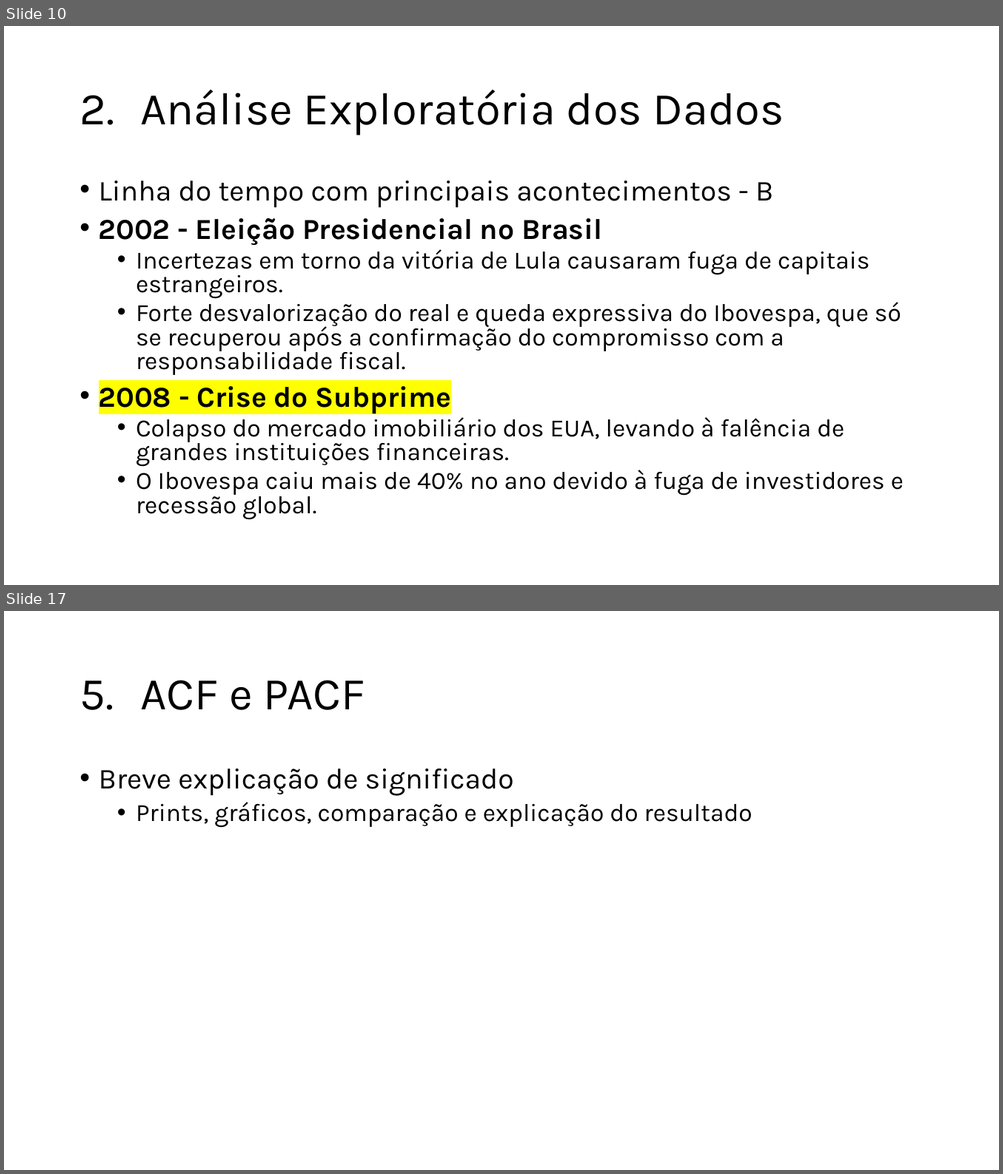
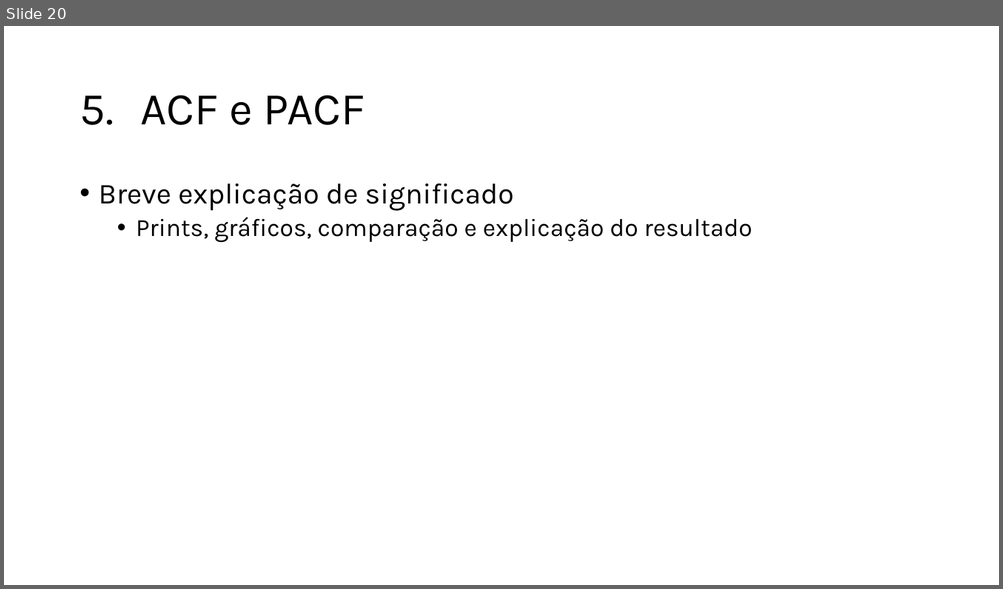
Before and after one commit to jdlmauricio/techalleg_fase_2, a slide deck: Tech Challenge 2.pptx. Shown one above the other, each under a label of ours: slides 10 and 17 before the commit, slide 20 after it; the slides between them are not shown. The pictures are 1003x1174 and 1003x589 pixels, drawn with LibreOffice and Linux fonts; fonts in the diff are those of the drawing; background and template pictures are left out. Boxes give left, top, right and bottom in pixels: in the first picture for what was removed or moved away, otherwise in the second. Text is boxed around its words. In the diff, an @@ line names an element or a change of style, - is before the commit and + after.

```diff
--- a/Tech Challenge 2.pptx
+++ b/Tech Challenge 2.pptx
@@ slide 10 removed at (4,26,999,585), background picture (left out) @@
@@ title removed at (140,90,784,136) @@
-2. Análise Exploratória dos Dados
@@ text removed at (99,181,903,520) @@
-• Linha do tempo com principais acontecimentos - B
-• 2002 - Eleição Presidencial no Brasil
-  • Incertezas em torno da vitória de Lula causaram fuga de capitais estrangeiros.
-  • Forte desvalorização do real e queda expressiva do Ibovespa, que só se recuperou após a confirmação do compromisso com a responsabilidade fiscal.
-• 2008 - Crise do Subprime
-  • Colapso do mercado imobiliário dos EUA, levando à falência de grandes instituições financeiras.
-  • O Ibovespa caiu mais de 40% no ano devido à fuga de investidores e recessão global.
@@ what was slide 17 is now slide 20 @@
```
Also in this commit, not shown: 5 slides changed, 14 slides added, 10 other slides removed.
